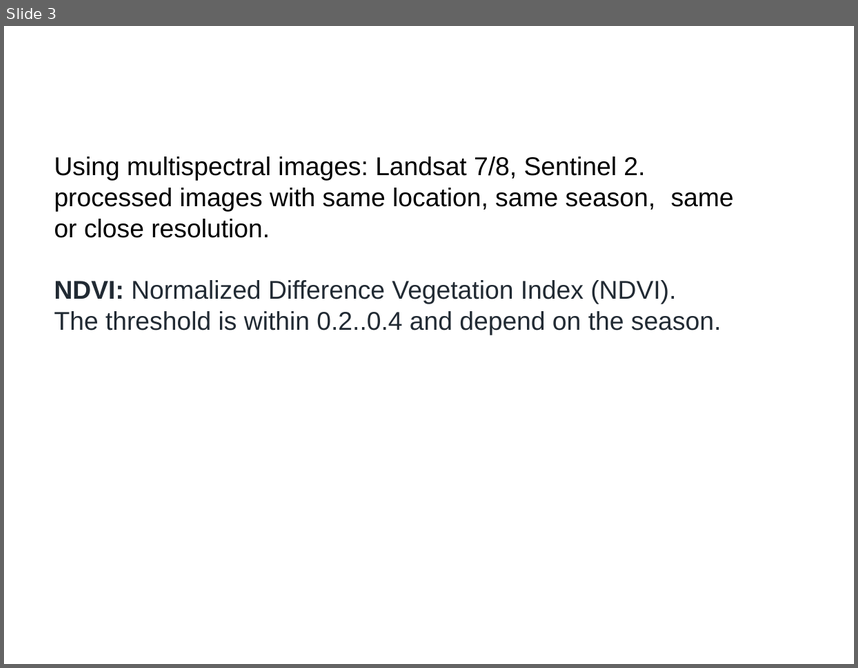
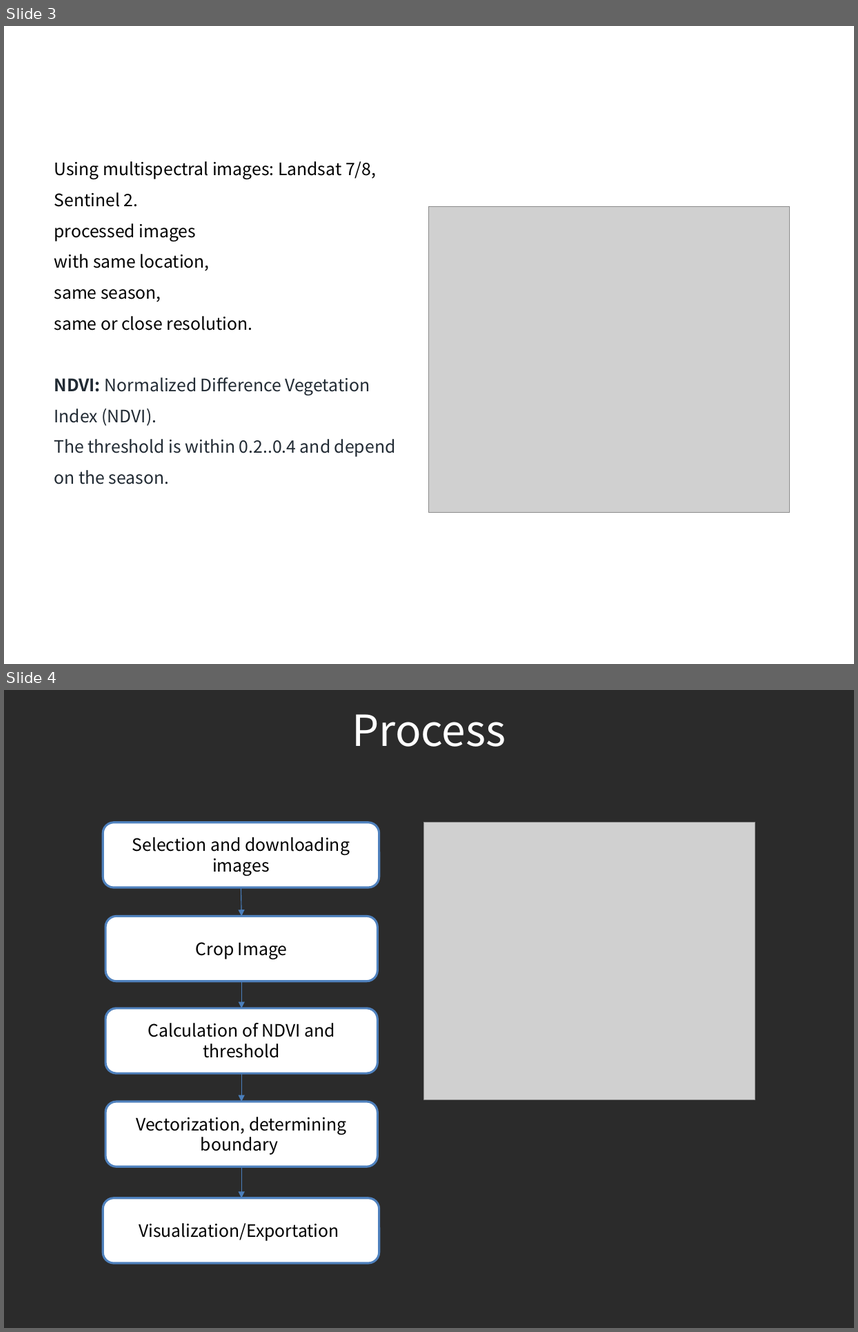
Before and after one commit to taminhluan/space_image_sensing, a slide deck: paper_review/term_project_proposal.pptx. Shown one above the other, each under a label of ours: slide 3 before the commit, slides 3 and 4 after it. The pictures are 858x668 and 858x1332 pixels, drawn with LibreOffice and Linux fonts; fonts in the diff are those of the drawing; grey boxes stand for pictures; background and template pictures are left out; a plain dark background stands for a picture behind light text. Boxes give left, top, right and bottom in pixels: in the first picture for what was removed or moved away, otherwise in the second. Text is boxed around its words. In the diff, an @@ line names an element or a change of style, - is before the commit and + after.

```diff
--- a/paper_review/term_project_proposal.pptx
+++ b/paper_review/term_project_proposal.pptx
@@ slide 4 added at bbox=[4, 690, 854, 1328], background picture (left out) @@
@@ title added at bbox=[352, 714, 506, 747], 40 pt, text #FFFFFF @@
+Process
@@ picture added at bbox=[424, 822, 756, 1100] @@
@@ group added at bbox=[103, 822, 379, 1263]: 5 rounded rectangles, 4 arrows @@
+Selection and downloading images
+Crop Image
+Calculation of NDVI and threshold
+Vectorization, determining boundary
+Visualization/Exportation
@@ slide 3 changed as well @@
@@ text at bbox=[54, 161, 396, 484]: size 24 to 16 pt, font Arial to Noto Sans CJK KR in "Using multispectral images: Landsat 7/8, Sentinel 2.", "NDVI: Normalized Difference Vegetation Index (NDVI).", "The threshold is within 0.2..0.4 and depend ..."; line spacing 1 to 1.5 @@
@@ picture added at bbox=[429, 207, 790, 512] @@
@@ text at bbox=[54, 223, 253, 330]: text changed; size 24 to 16 pt; font Arial to Noto Sans CJK KR @@
-processed images with same location, same season, same or close resolution.
+processed images
+with same location,
+same season,
+same or close resolution.
```
Also in this commit, not shown: 4 other slides changed, 1 slide removed, 5 other files.
